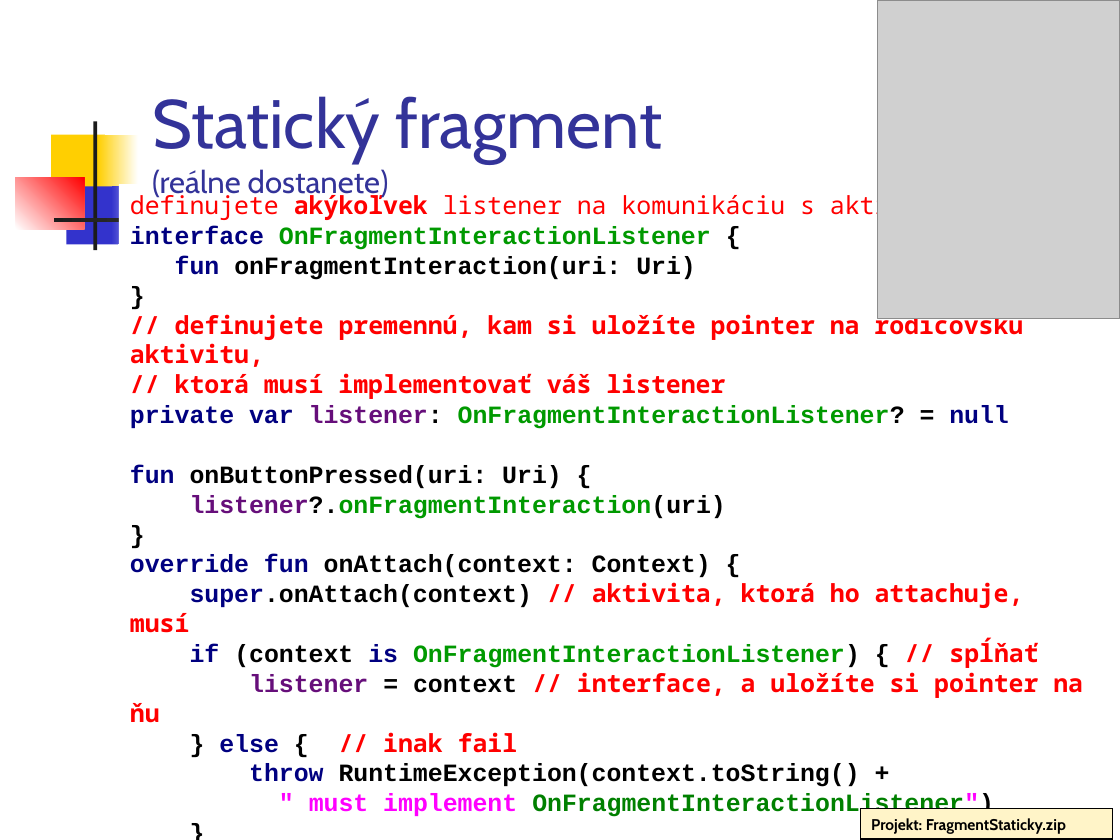
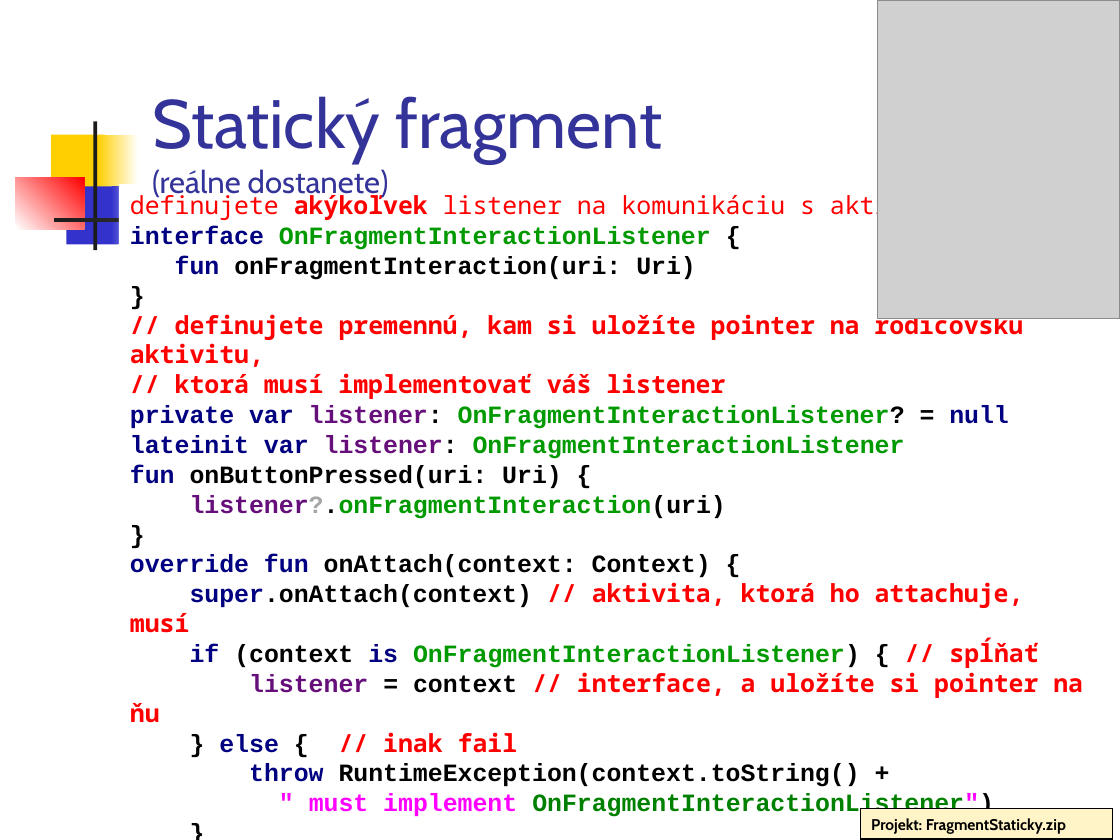
Before and after one commit to vmandro/Prednasky, a slide deck: slide 17 of 06/06_Android.ppt (slide 16 before the commit). Drawn at 1120x840 pixels with LibreOffice and Linux fonts; fonts in the diff are those of the drawing; grey boxes stand for pictures. Boxes give left, top, right and bottom in pixels: in the first picture for what was removed or moved away, otherwise in the second. Text is boxed around its words. In the diff, an @@ line names an element or a change of style, - is before the commit and + after.

```diff
--- a/06/06_Android.ppt
+++ b/06/06_Android.ppt
@@ text at [130,435,1083,787]: text changed @@
-fun onButtonPressed(uri: Uri) {
-listener?.onFragmentInteraction(uri)
-}
-override fun onAttach(context: Context) {
-super.onAttach(context) // aktivita, ktorá ho attachuje, musí
-if (context is OnFragmentInteractionListener) { // spĺňať
-listener = context // interface, a uložíte si pointer na ňu
-} else { // inak fail
-throw RuntimeException(context.toString() +
+lateinit var listener: OnFragmentInteractionListener
+fun onButtonPressed(uri: Uri) {
+listener?.onFragmentInteraction(uri)
+}
+override fun onAttach(context: Context) {
+super.onAttach(context) // aktivita, ktorá ho attachuje, musí
+if (context is OnFragmentInteractionListener) { // spĺňať
+listener = context // interface, a uložíte si pointer na ňu
+} else { // inak fail
+throw RuntimeException(context.toString() +
```
Also in this commit, not shown: 27 other slides changed, 1 slide added, 2 other files.
